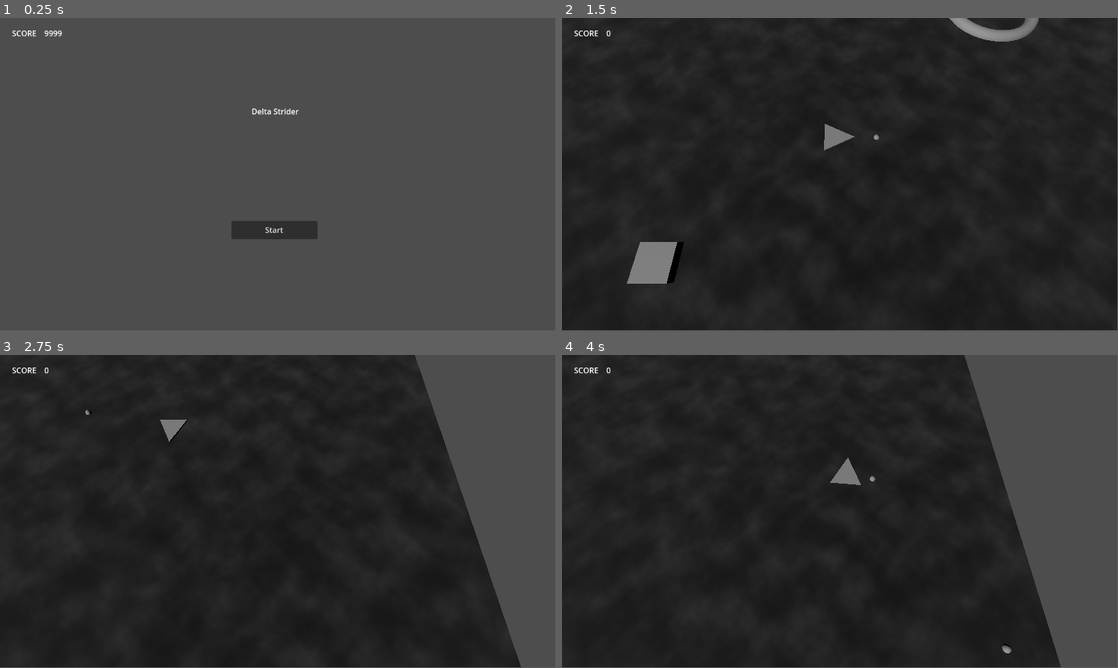
Above: before the commit, frames 1-4 (two rows, left to right).
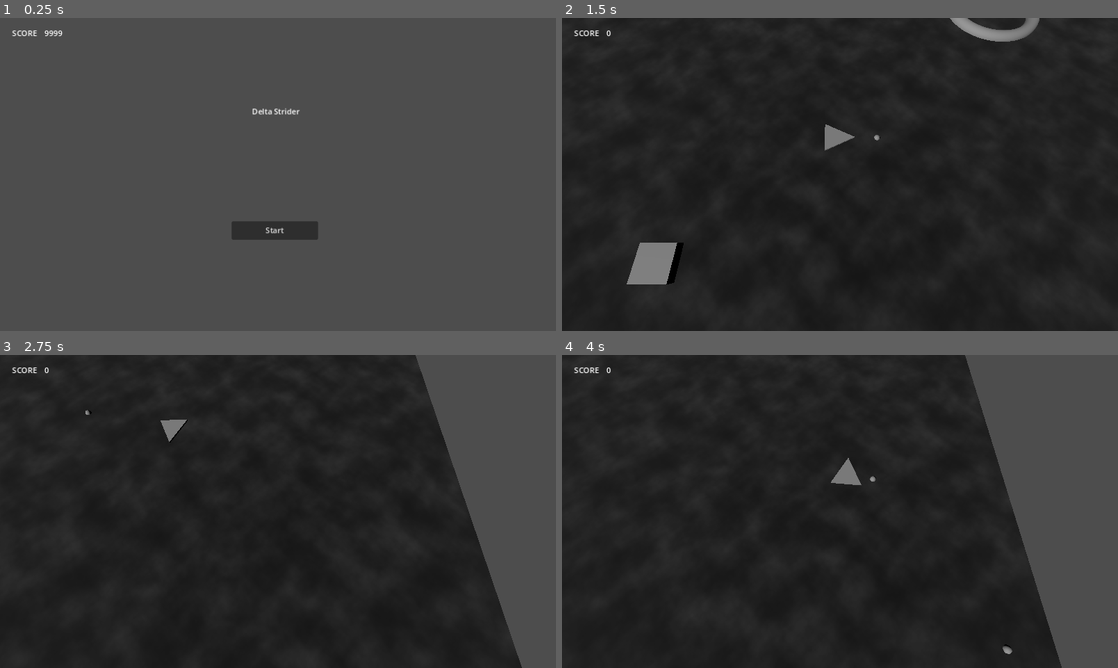
Above: after the commit, the same moments.

Repository: korinVR/TopDownShooterExample
Game: Godot game, scene res://main.tscn
Two runs of this game, one before a commit and one after it. Both use one fixed random seed, a clock stepped at 60 frames per second and the inputs below.
Inputs:
- Up to frame 1 (0.25 s): no input
- Up to frame 2 (1.5 s): click "Start" at 0.5 s; hold Right (ui_right) from 1.28 s (still down); tap Space (Fire) at 1.35 s
- Up to frame 3 (2.75 s): release Right (ui_right) at 2.03 s; hold Down (ui_down) from 2.03 s (still down); tap Space (Fire) at 2.1 s
- Up to frame 4 (4 s): release Down (ui_down) at 2.78 s; hold Right (ui_right) 2.78-3.53 s; tap Space (Fire) at 2.85, 3.6 s; hold Up (ui_up) from 3.53 s (still down)
In our replay, the window is 799x449 before the commit and 800x450 after it. These sizes can differ from the game's own. Grey fills any space a smaller window leaves; there, only what the larger window draws over its background counts as a difference.

The runs differ from the first frame. In frame 1, 0.2% of the frame differs, in the area x 2-57%, y 4-71%; in frame 2, 0.2%; in frame 3, 0.4%; in frame 4, 0.4%, in the area x 0-90%, y 0-100%.

Commit message:
Enable stretch

Diff:
--- a/main.tscn
+++ b/main.tscn
@@ -24,6 +24,7 @@
 text = "SCORE"
 
 [node name="Score" type="Label" parent="HUD/ScoreLabel"]
+layout_mode = 0
 offset_left = 67.0
 offset_right = 118.0
 offset_bottom = 26.0
--- a/project.godot
+++ b/project.godot
@@ -18,6 +18,10 @@
 [autoload]
 
 GameState="*res://game_state/game_state.tscn"
+
+[display]
+
+window/stretch/mode="canvas_items"
 
 [input]
 
